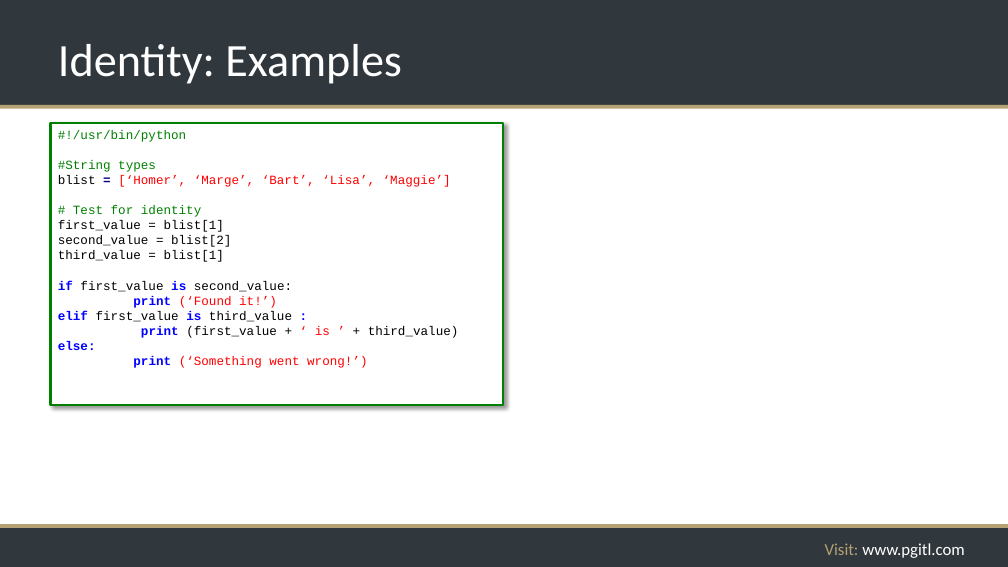
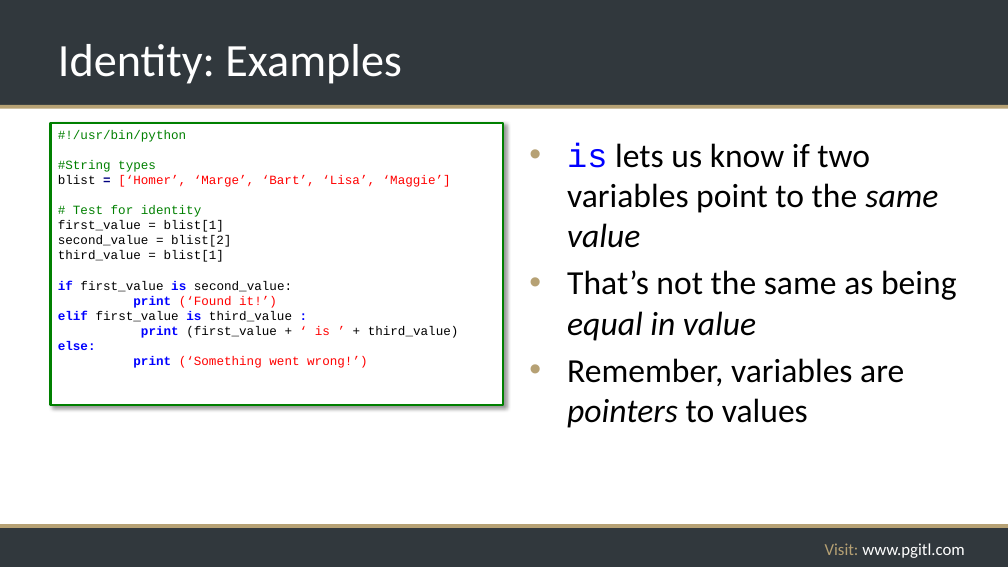
Before and after one commit to rikkouri/project-a, a slide deck: slide 108 of Programming Foundations.pptx. Drawn at 1008x567 pixels with LibreOffice and Linux fonts; fonts in the diff are those of the drawing; background and template pictures are left out. Boxes give left, top, right and bottom in pixels: in the first picture for what was removed or moved away, otherwise in the second. Text is boxed around its words. In the diff, an @@ line names an element or a change of style, - is before the commit and + after.

```diff
--- a/Programming Foundations.pptx
+++ b/Programming Foundations.pptx
@@ text added at [567, 142, 957, 428], 32 pt, text #000000 @@
+• is lets us know if two variables point to the same value
+• That’s not the same as being equal in value
+• Remember, variables are pointers to values
```
Also in this commit, not shown: 3 other slides changed, 1 slide added, 1 slide removed, 1 other file.
